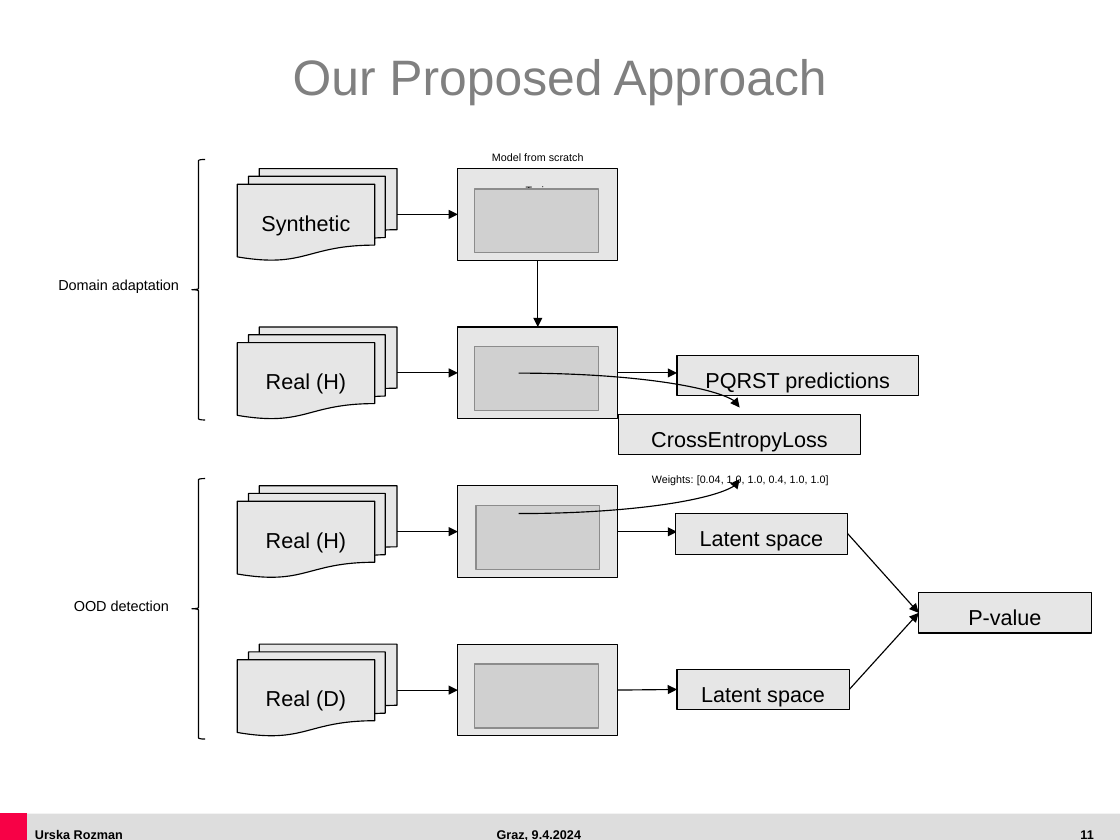
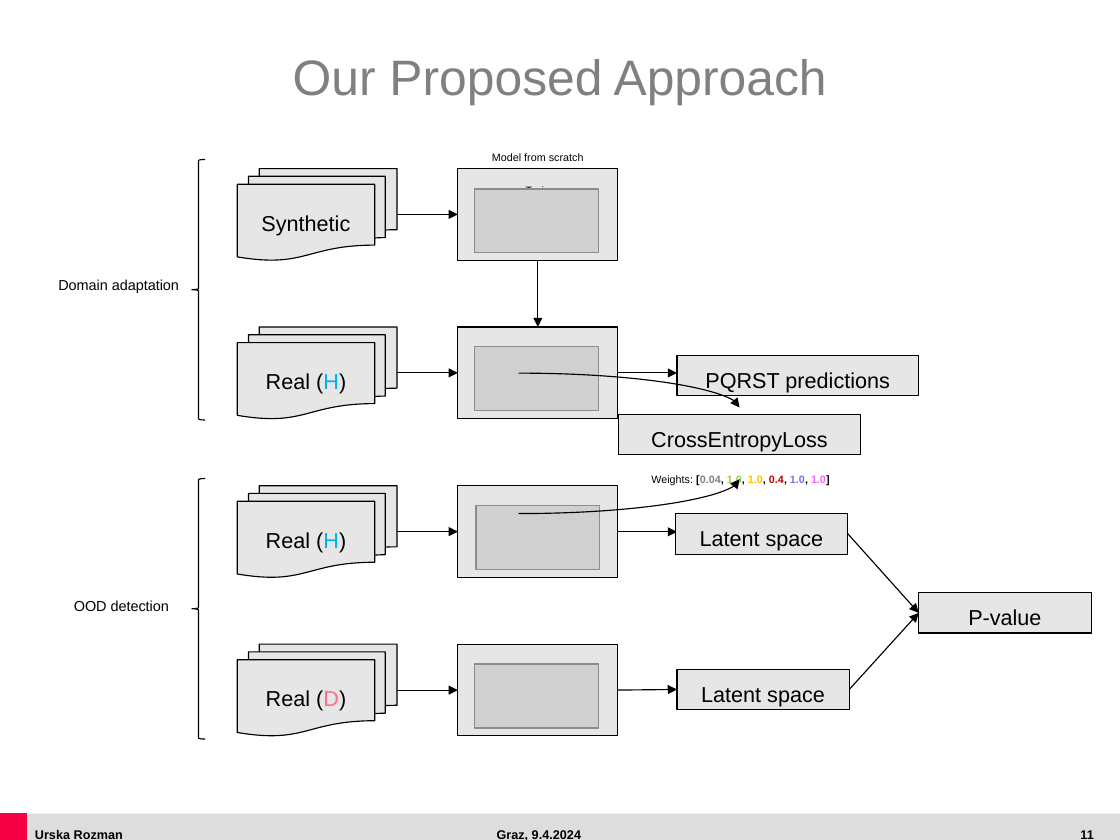
Before and after one commit to urozma/out-of-distribution-detection-ecg, a slide deck: slide 11 of BT_Urska_Rozman.pptx. Drawn at 1120x840 pixels with LibreOffice and Linux fonts; fonts in the diff are those of the drawing; grey boxes stand for pictures. Boxes give left, top, right and bottom in pixels: in the first picture for what was removed or moved away, otherwise in the second. Text is boxed around its words. In the diff, an @@ line names an element or a change of style, - is before the commit and + after.

```diff
--- a/BT_Urska_Rozman.pptx
+++ b/BT_Urska_Rozman.pptx
@@ flow chart multidocument "Real (H)" at (237,327,398,419): text colour #000000 to #00B0F0 in "(H)" @@
@@ text "Weights: [0.04, 1.0, 1.0, 0.4, ..." at (651,475,830,485): text colour #000000 to #808080 in "[0.04,"; text colour #000000 to #92D050, text colour #000000 to #FFC000, text colour #000000 to #7575D1 in "1.0,"; text colour #000000 to #C00000 in "0.4,"; text colour #000000 to #FF62FF in "1.0]"; bold on in "[0.04, 1.0, 1.0, 0.4, 1.0, 1.0]" @@
@@ flow chart multidocument "Real (H)" at (237,486,398,578): text colour #000000 to #00B0F0 in "(H)" @@
@@ flow chart multidocument "Real (D)" at (237,644,398,736): text colour #000000 to #FF6F85 in "(D)" @@
```
Also in this commit, not shown: 2 other slides changed, 2 slides added, 1 slide removed, 51 other files.
